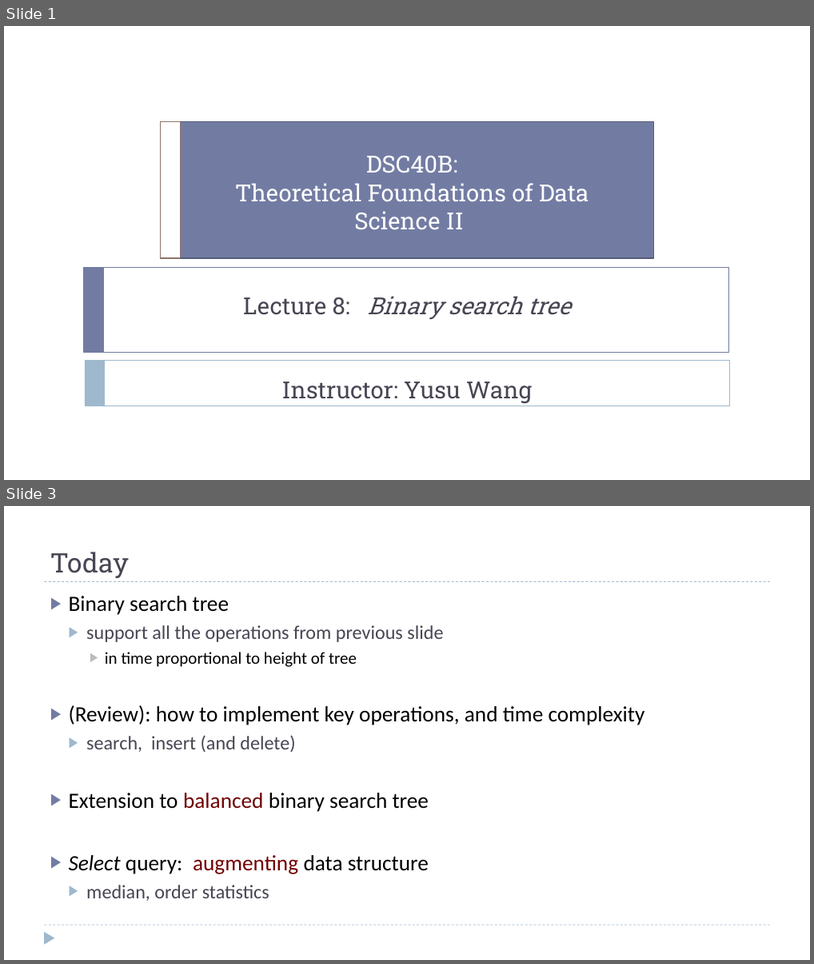
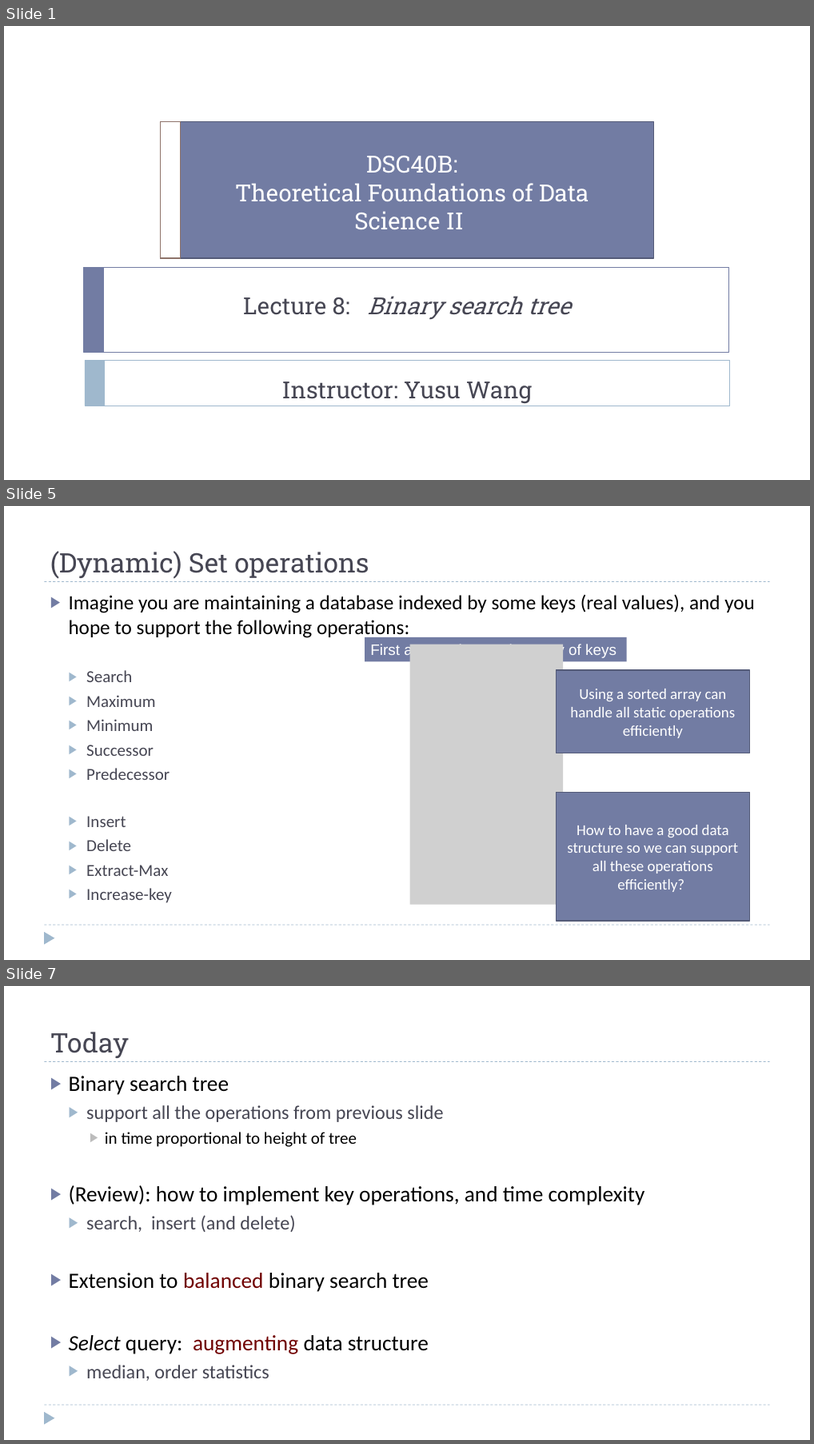
Before and after one commit to dsc-courses/dsc40b-2025-wi, a slide deck: materials/lectures/08-bst/slides.pptx. Shown one above the other, each under a label of ours: slides 1 and 3 before the commit, slides 1, 5 and 7 after it; the slides between them are not shown. The pictures are 814x964 and 814x1444 pixels, drawn with LibreOffice and Linux fonts; fonts in the diff are those of the drawing; grey boxes stand for pictures. Boxes give left, top, right and bottom in pixels: in the first picture for what was removed or moved away, otherwise in the second. Text is boxed around its words. In the diff, an @@ line names an element or a change of style, - is before the commit and + after.

```diff
--- a/materials/lectures/08-bst/slides.pptx
+++ b/materials/lectures/08-bst/slides.pptx
@@ slide 5 added at (4,506,810,960), background #FFFFFF; not listed: 3 template elements that a slide beside it also shows @@
@@ title added at (50,551,369,579), 32 pt, text #464653 @@
+(Dynamic) Set operations
@@ text added at (69,594,755,903), 24 pt, text #000000 @@
+▶ Imagine you are maintaining a database indexed by some keys (real values), and you hope to support the following operations:
+  ▶ Search
+  ▶ Maximum
+  ▶ Minimum
+  ▶ Successor
+  ▶ Predecessor
+  ▶ Insert
+  ▶ Delete
+  ▶ Extract-Max
+  ▶ Increase-key
@@ rectangle added at (365,637,627,661), fill #727CA3, 18 pt, text #FFFFFF @@
+First approach: sort the array of keys
@@ picture added at (410,644,563,904) @@
@@ rectangle added at (556,670,750,753), fill #727CA3, outline #545C79 1.5 pt, 18 pt, text #FFFFFF @@
+Using a sorted array can handle all static operations efficiently
@@ rectangle added at (556,792,750,920), fill #727CA3, outline #545C79 1.5 pt, 18 pt, text #FFFFFF @@
+How to have a good data structure so we can support all these operations efficiently?
@@ what was slide 3 is now slide 7 @@
```
Also in this commit, not shown: 12 slides changed, 18 other slides added, 20 other files.
